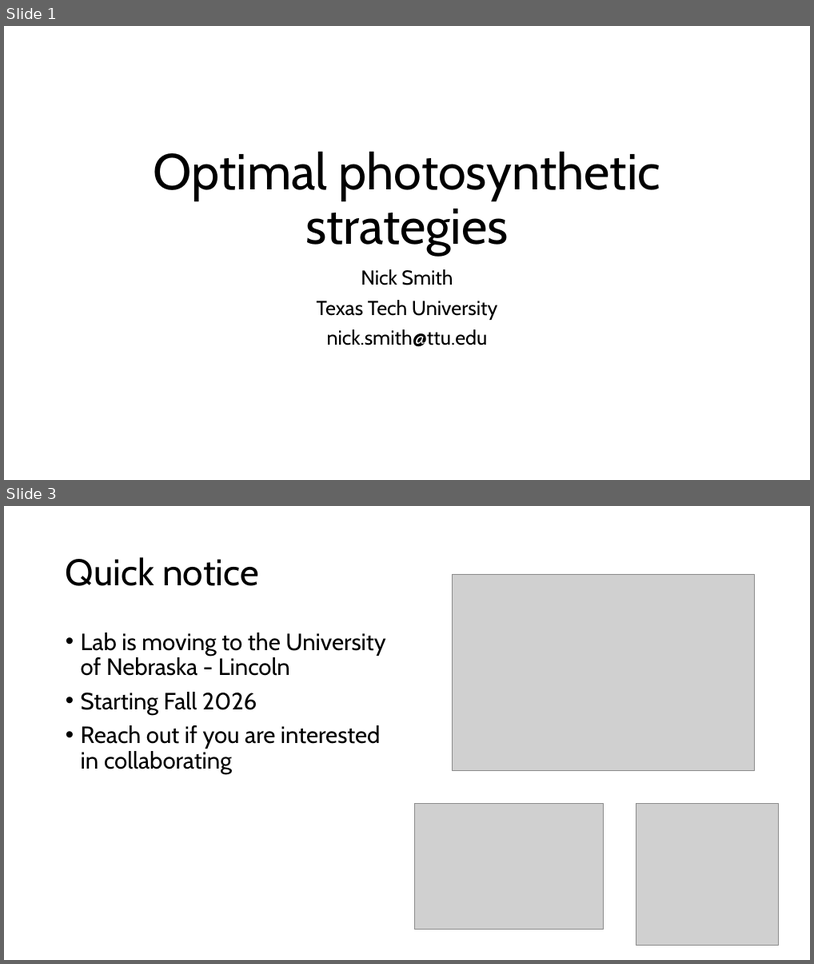
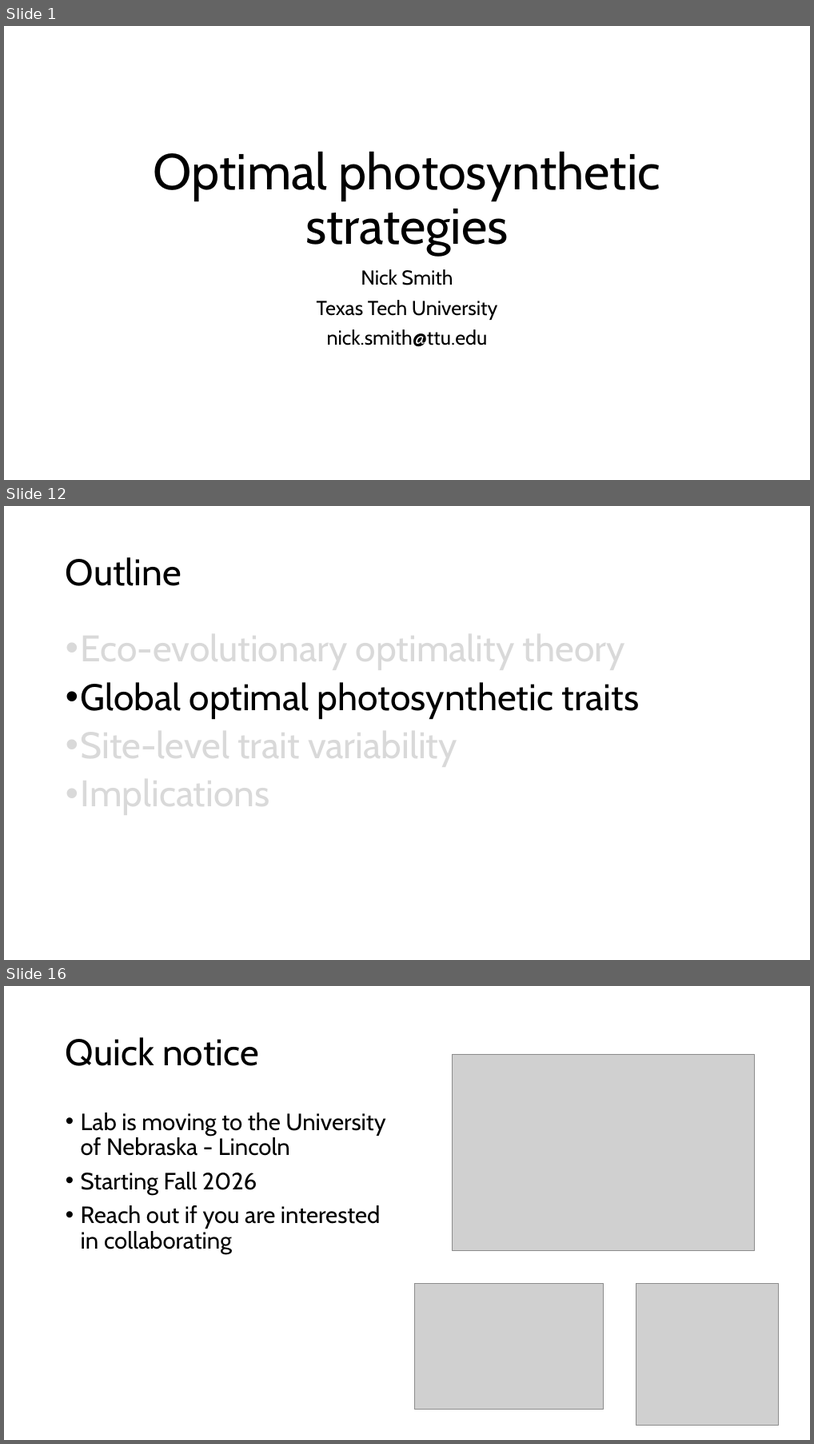
Before and after one commit to SmithEcophysLab/egu_2026, a slide deck: src/egu2026_optphoto_smith.pptx. Shown one above the other, each under a label of ours: slides 1 and 3 before the commit, slides 1, 12 and 16 after it; the slides between them are not shown. The pictures are 814x964 and 814x1444 pixels, drawn with LibreOffice and Linux fonts; fonts in the diff are those of the drawing; grey boxes stand for pictures. Boxes give left, top, right and bottom in pixels: in the first picture for what was removed or moved away, otherwise in the second. Text is boxed around its words. In the diff, an @@ line names an element or a change of style, - is before the commit and + after.

```diff
--- a/src/egu2026_optphoto_smith.pptx
+++ b/src/egu2026_optphoto_smith.pptx
@@ slide 12 added at [4,506,810,960], background #FFFFFF @@
@@ title added at [66,557,182,586], 44 pt, text #000000 @@
+Outline
@@ text added at [81,626,639,816], 44 pt, text #D9D9D9 @@
+• Eco-evolutionary optimality theory
+• Global optimal photosynthetic traits
+• Site-level trait variability
+• Implications
@@ what was slide 3 is now slide 16 @@
```
Also in this commit, not shown: 13 other slides added, 1 slide removed, 1 other file.
